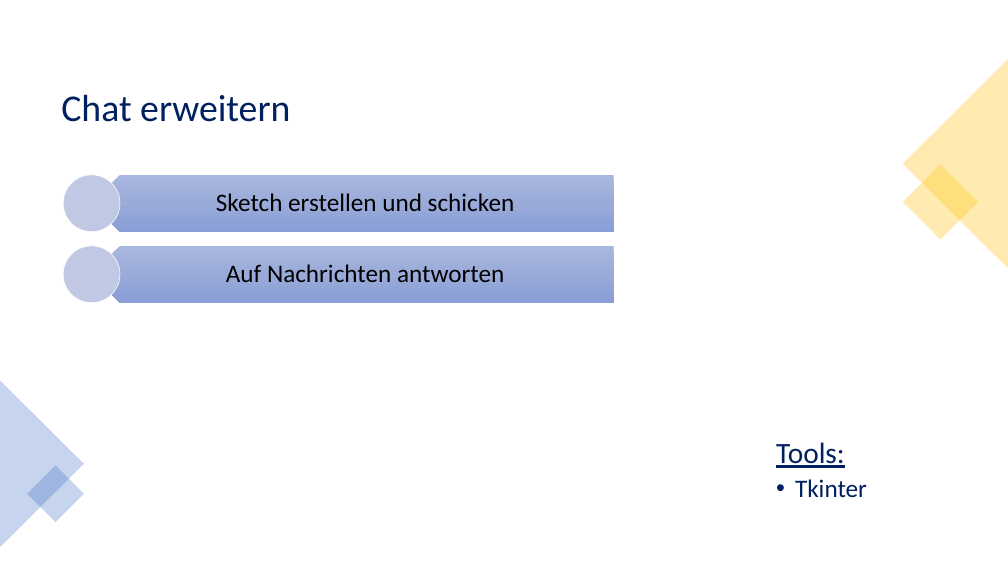
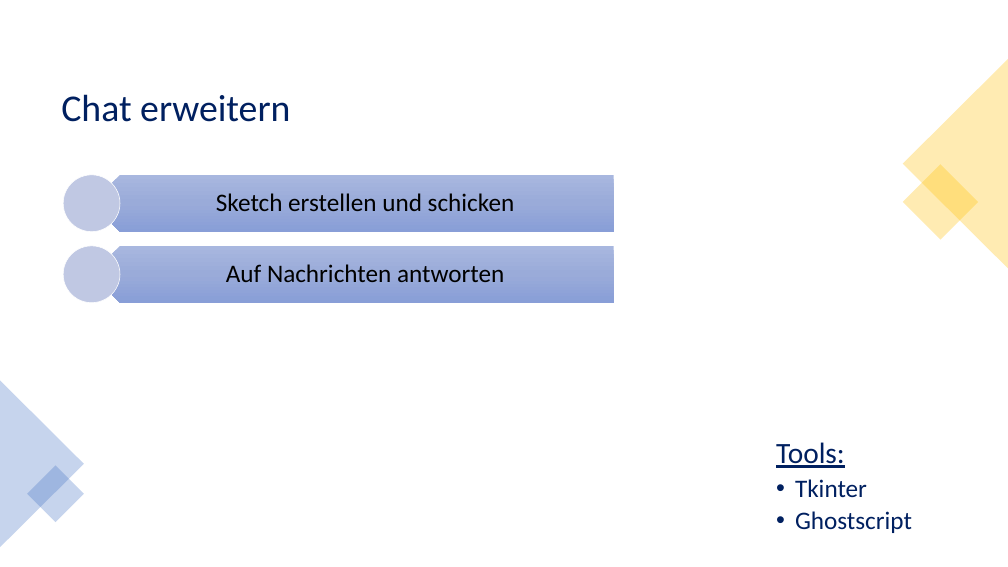
Before and after one commit to monikamultani/BACnet, a slide deck: slide 2 of 21-fs-ias-lec/groups/02-ChatApplikationSketch/presentation/BACnet_zwischenstand.pptx. Drawn at 1008x567 pixels with LibreOffice and Linux fonts; fonts in the diff are those of the drawing. Boxes give left, top, right and bottom in pixels: in the first picture for what was removed or moved away, otherwise in the second. Text is boxed around its words. In the diff, an @@ line names an element or a change of style, - is before the commit and + after.

```diff
--- a/21-fs-ias-lec/groups/02-ChatApplikationSketch/presentation/BACnet_zwischenstand.pptx
+++ b/21-fs-ias-lec/groups/02-ChatApplikationSketch/presentation/BACnet_zwischenstand.pptx
@@ text at (795, 511, 912, 533): paragraph added @@
+  • Ghostscript
```
Also in this commit, not shown: 2 slides added.
